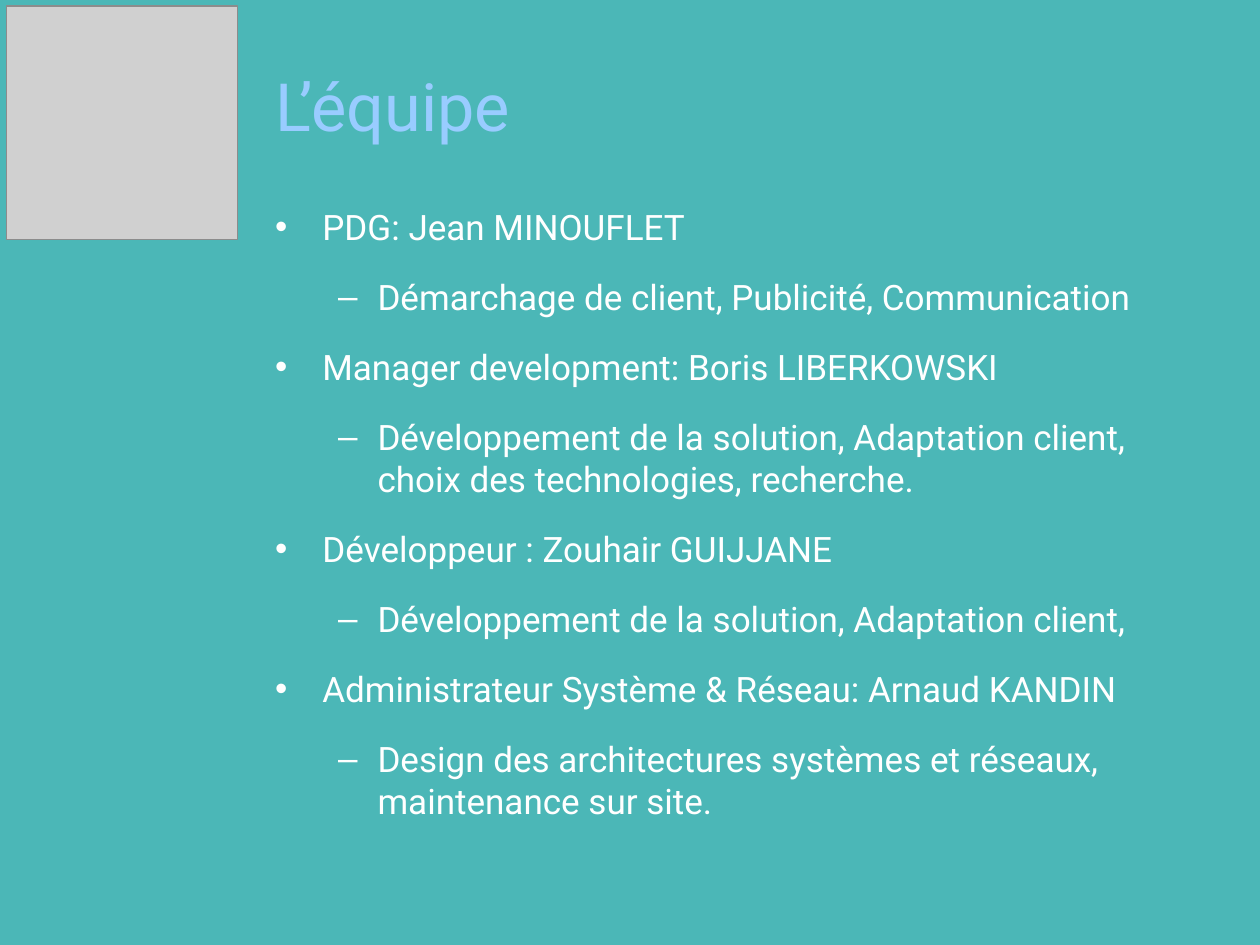
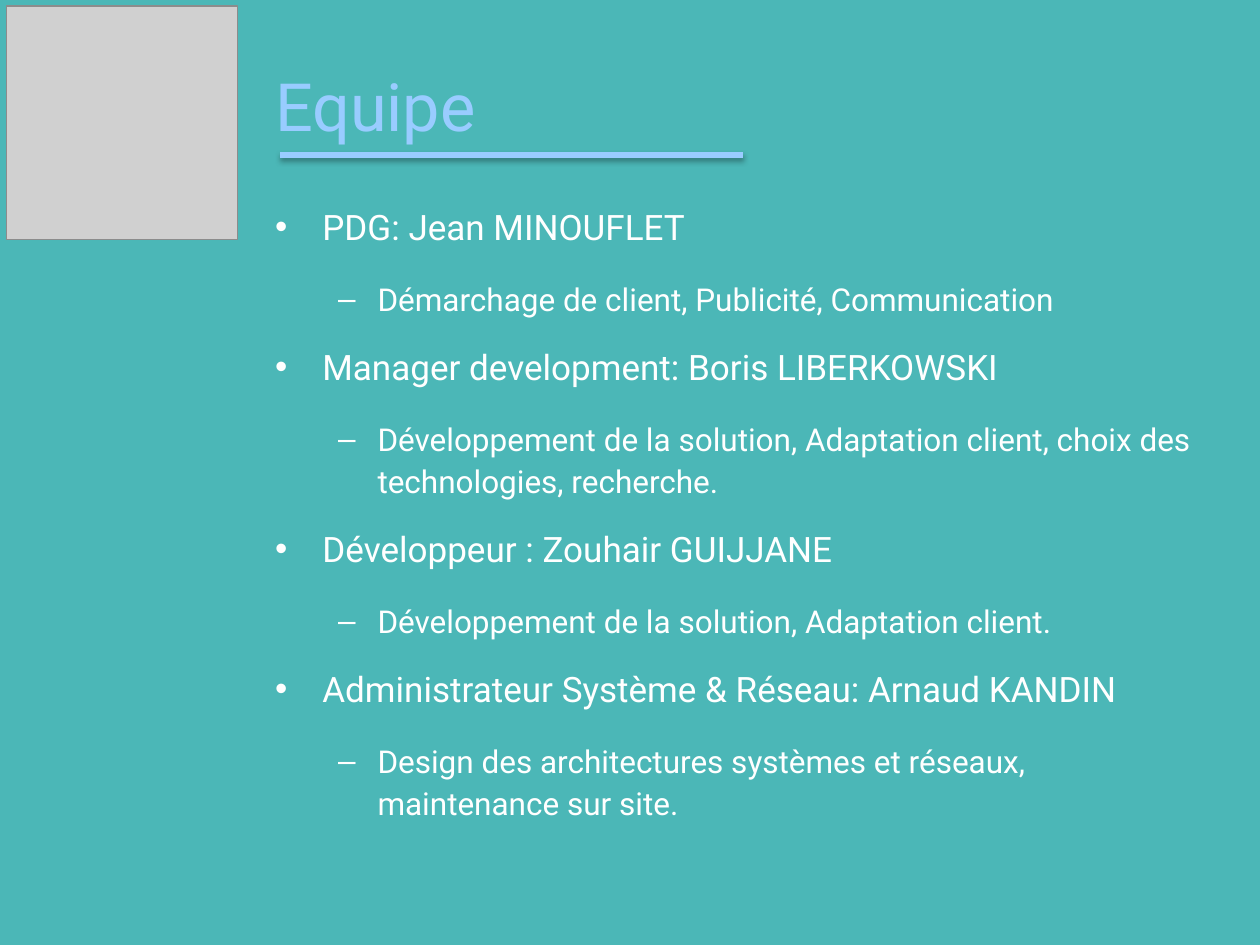
Before and after one commit to jminouflet/NightLife, a slide deck: slide 3 of PPT/Night Soft.pptx. Drawn at 1260x945 pixels with LibreOffice and Linux fonts; fonts in the diff are those of the drawing; grey boxes stand for pictures; background and template pictures are left out. Boxes give left, top, right and bottom in pixels: in the first picture for what was removed or moved away, otherwise in the second. Text is boxed around its words. In the diff, an @@ line names an element or a change of style, - is before the commit and + after.

```diff
--- a/PPT/Night Soft.pptx
+++ b/PPT/Night Soft.pptx
@@ title at box(275, 83, 475, 144): text changed @@
-L’équipe
+Equipe
@@ line added from (282, 155) to (741, 155), #99CCFF 3 pt @@
@@ text at box(378, 287, 1191, 816): size 20 to 18 pt in "Démarchage de client, Publicité, Communication", "Développement de la solution, Adaptation client, choix ...", "Design des architectures systèmes et réseaux, maintenance ..." @@
@@ text at box(378, 609, 1051, 640): text changed; size 20 to 18 pt @@
-  – Développement de la solution, Adaptation client,
+  – Développement de la solution, Adaptation client.
```
Also in this commit, not shown: 6 other slides changed.
